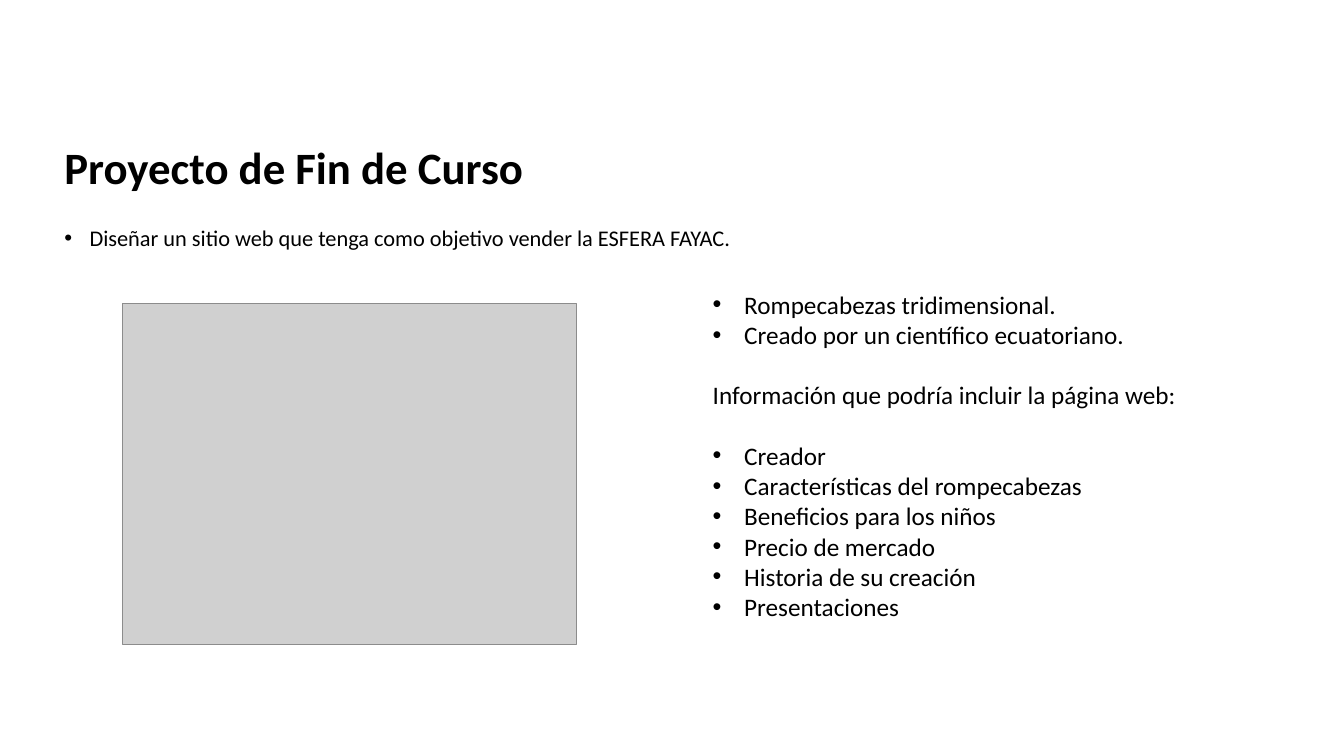
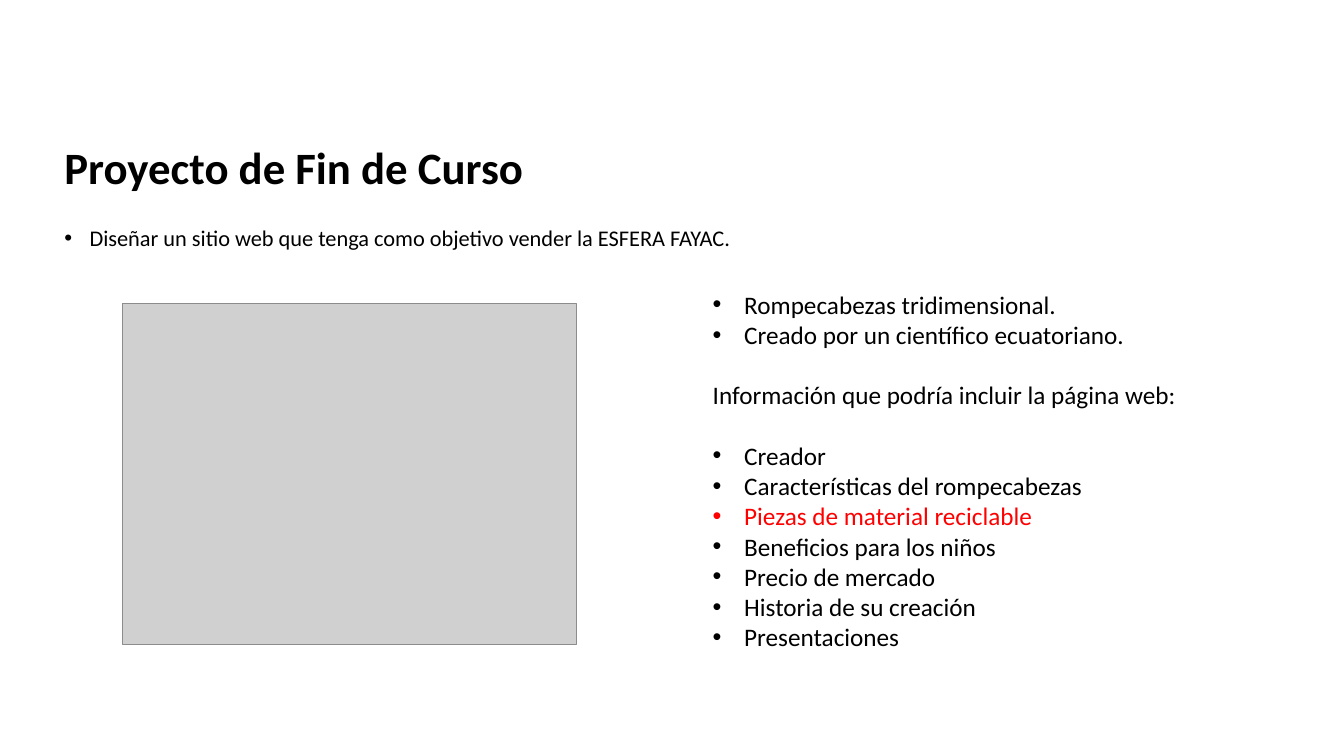
Before and after one commit to dcevallossalas/ITQ, a slide deck: slide 8 of Programación web/Presentación.pptx. Drawn at 1344x756 pixels with LibreOffice and Linux fonts; fonts in the diff are those of the drawing; grey boxes stand for pictures; background and template pictures are left out. Boxes give left, top, right and bottom in pixels: in the first picture for what was removed or moved away, otherwise in the second. Text is boxed around its words. In the diff, an @@ line names an element or a change of style, - is before the commit and + after.

```diff
--- a/Programación web/Presentación.pptx
+++ b/Programación web/Presentación.pptx
@@ text at (744,507,1032,526): paragraph added @@
+• Piezas de material reciclable
```
Also in this commit, not shown: 50 other files.
